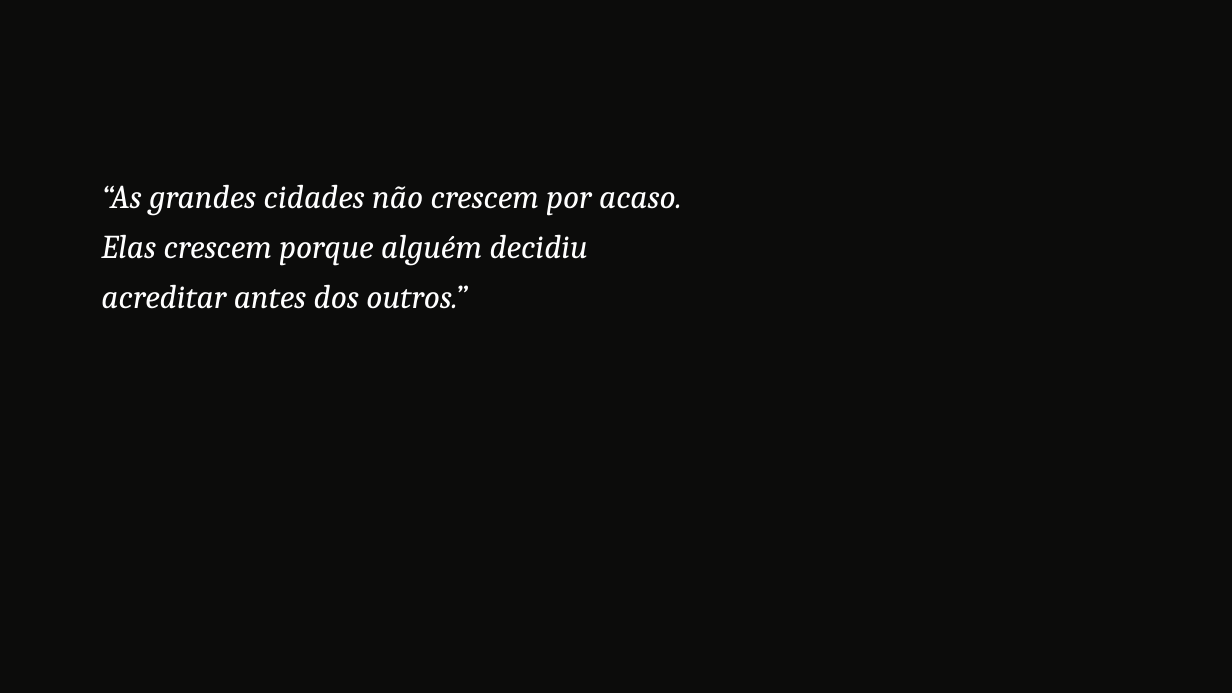
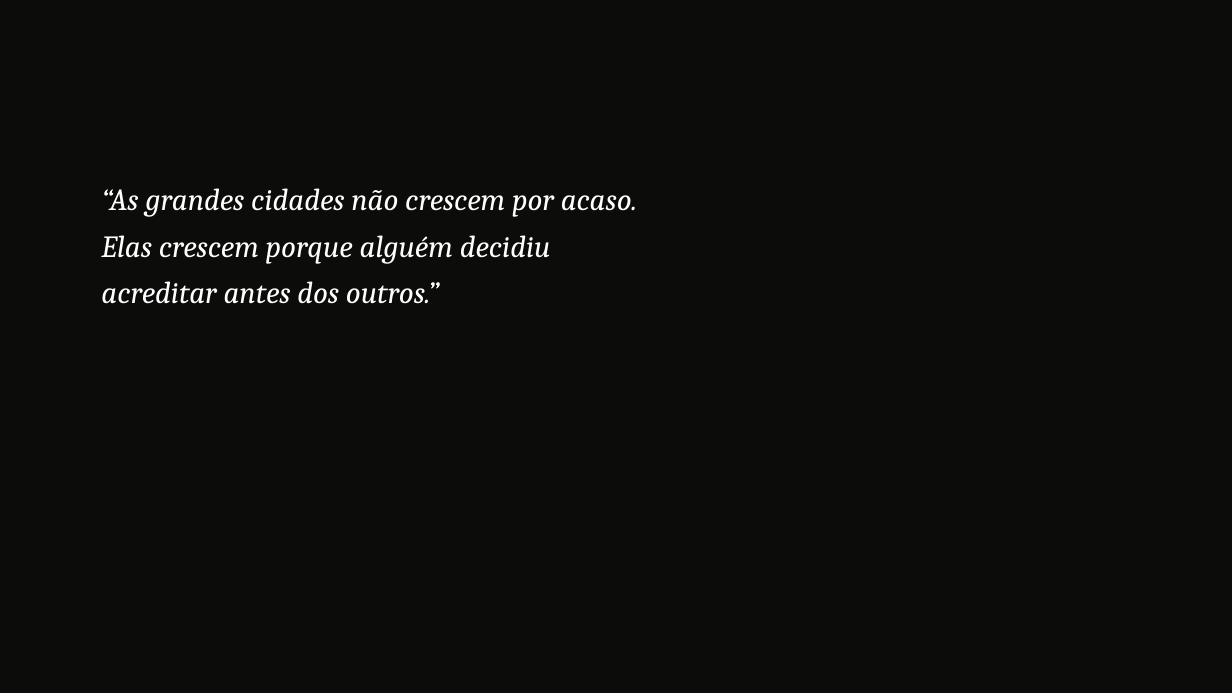
Before and after one commit to vlogronaldooliveira/github-slideshow, a slide deck: slide 14 of assets/girassol/Centro-de-Servicos-Girassol-Cocalzinho.pptx (slide 25 before the commit). Drawn at 1232x693 pixels with LibreOffice and Linux fonts; fonts in the diff are those of the drawing; background and template pictures are left out. Boxes give left, top, right and bottom in pixels: in the first picture for what was removed or moved away, otherwise in the second. Text is boxed around its words. In the diff, an @@ line names an element or a change of style, - is before the commit and + after.

```diff
--- a/assets/girassol/Centro-de-Servicos-Girassol-Cocalzinho.pptx
+++ b/assets/girassol/Centro-de-Servicos-Girassol-Cocalzinho.pptx
@@ text "“As grandes cidades não crescem ..." at (x1=101, y1=188, x2=637, y2=304): size 26 to 24 pt @@
```
Also in this commit, not shown: 9 other slides changed, 1 slide added, 14 slides removed.
